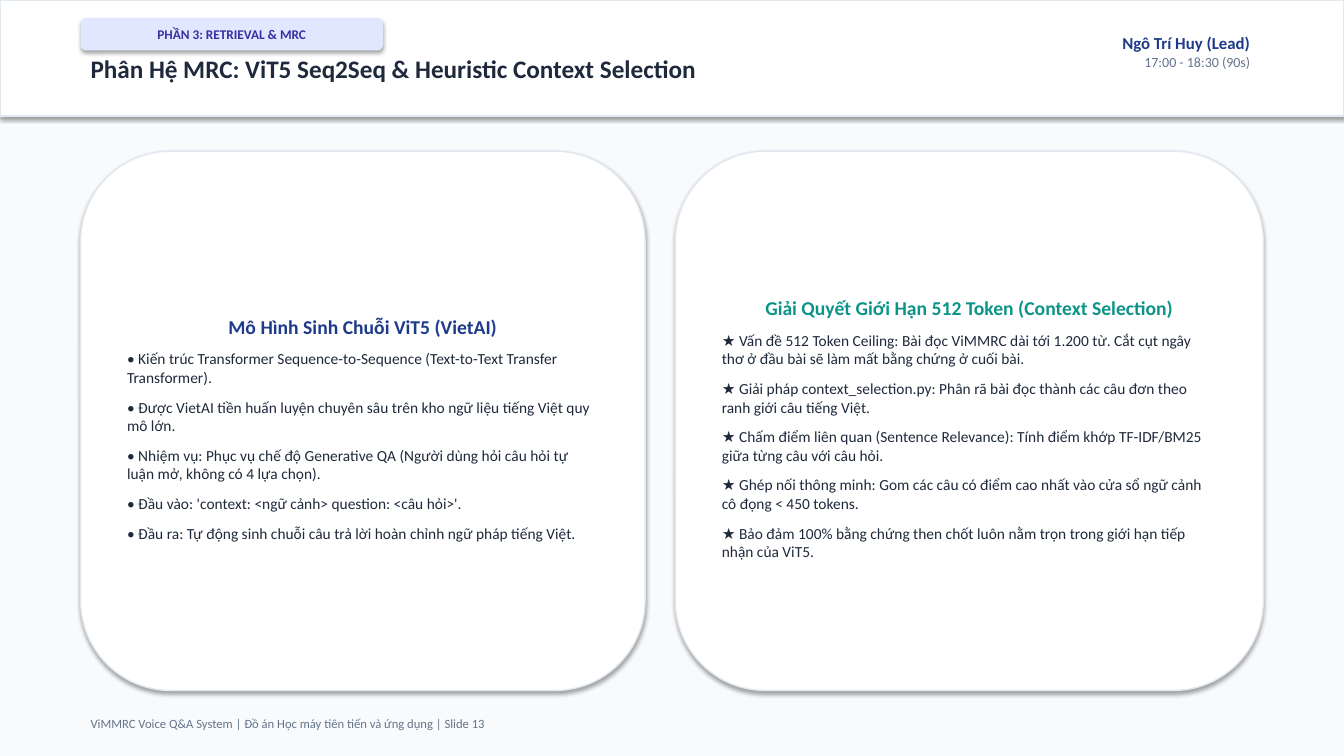
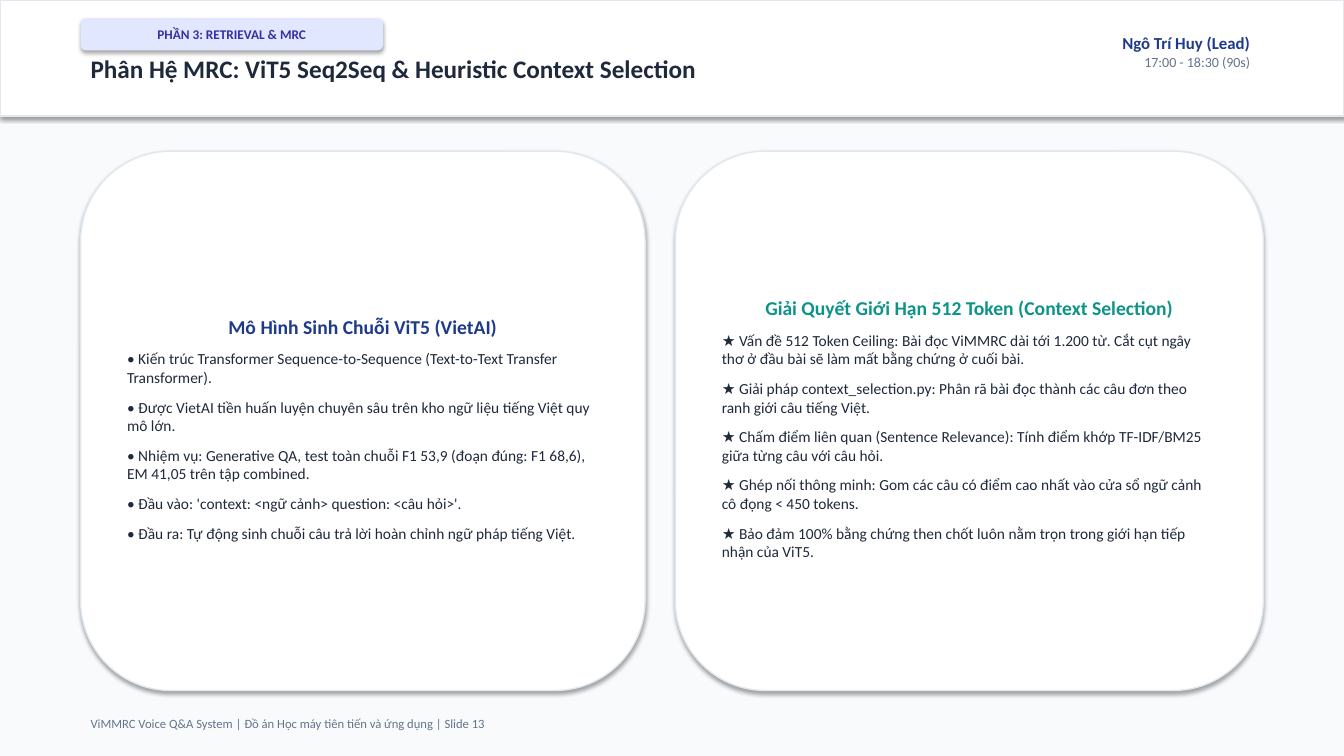
Before and after one commit to ngohuy04022000/vimmrc-qa-voice, a slide deck: slide 13 of docs/ViMMRC_Presentation_30min.pptx. Drawn at 1344x756 pixels with LibreOffice and Linux fonts; fonts in the diff are those of the drawing. Boxes give left, top, right and bottom in pixels: in the first picture for what was removed or moved away, otherwise in the second. Text is boxed around its words. In the diff, an @@ line names an element or a change of style, - is before the commit and + after.

```diff
--- a/docs/ViMMRC_Presentation_30min.pptx
+++ b/docs/ViMMRC_Presentation_30min.pptx
@@ text in rounded rectangle at (127, 448, 585, 482): text changed @@
-• Nhiệm vụ: Phục vụ chế độ Generative QA (Người dùng hỏi câu hỏi tự luận mở, không có 4 lựa chọn).
+• Nhiệm vụ: Generative QA, test toàn chuỗi F1 53,9 (đoạn đúng: F1 68,6), EM 41,05 trên tập combined.
```
Also in this commit, not shown: 6 other slides changed, 1 other file.
